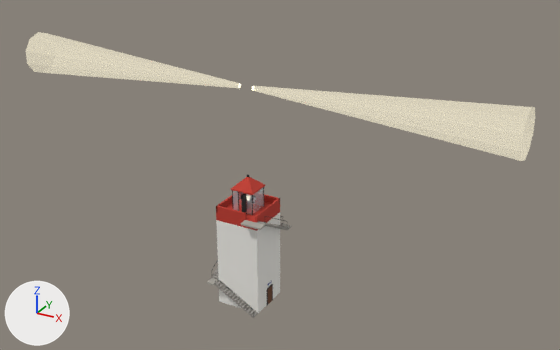
An edit to the glTF model openttd/media/baseset/decouple/objekty/majaky/majak_hranaty.glb, drawn before and after from the same camera.
Before and after are seen from a 50 mm camera at (42.2, -69.1, 51.7) aimed at (2.9, 2.3, 15.9). The axes (+X, +Y, +Z) are drawn at lower left. The lights are the same throughout. The older version comes first. Where no turn or scale is listed for an object, it has been applied to the vertices.
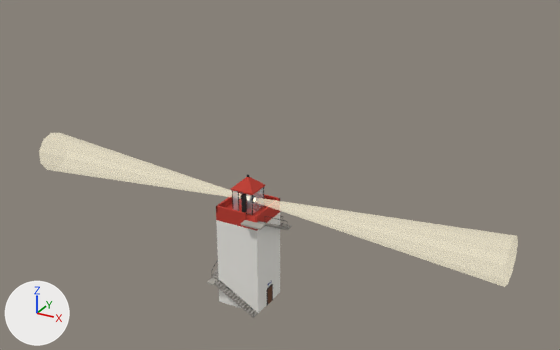
The change in detail:
Object 'Mesh_3' (ob_mesh_3) moves from (-30.0, 3.7, 24.0) to (-30.0, 3.7, 10.7).

Boxes [x1, y1, x2, y2] around the edits, measured in the pictures (560 x 350 px):
'Mesh_3', moved: before [26, 32, 535, 161]; after [39, 133, 518, 287]
